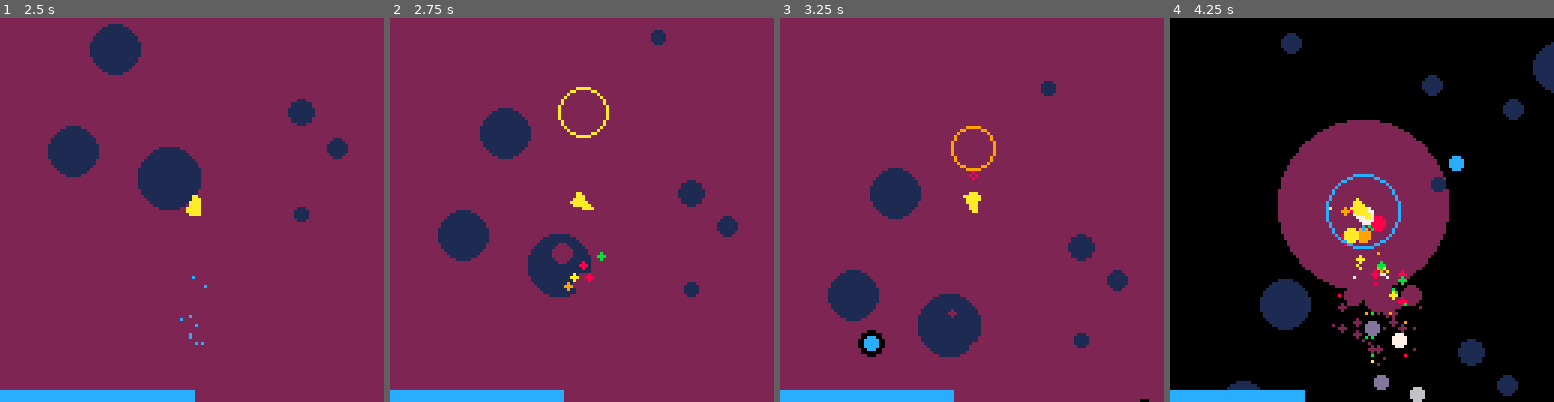
Above: before the commit, frames 1-4 (left to right).
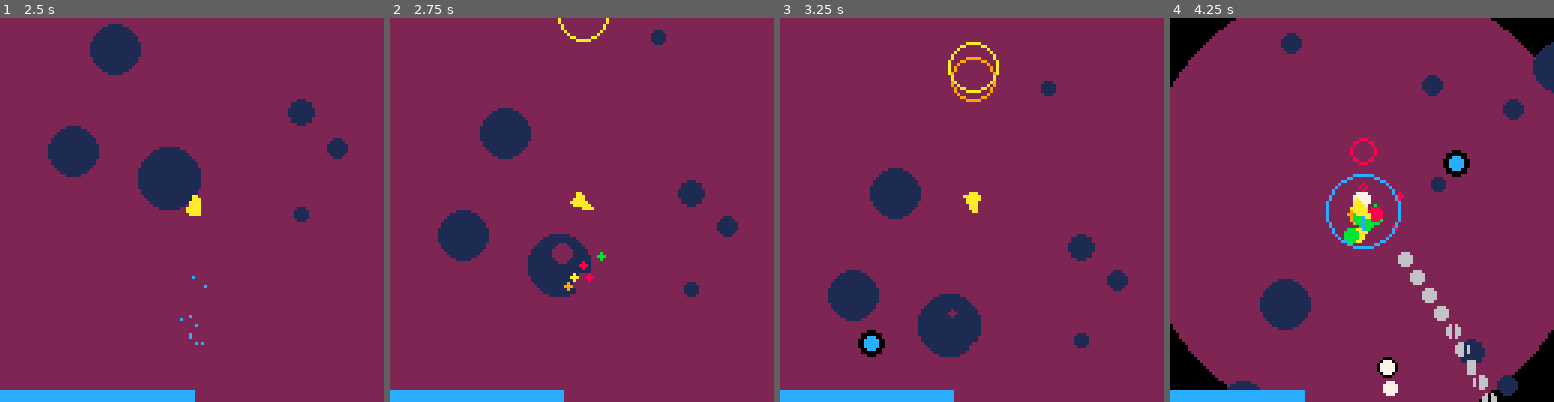
Above: after the commit, the same moments.

Repository: nerisuyu/cosmophidian
Game: PICO-8 cartridge cosmophidian.p8
Same seed, same stepped clock (60 frames per second), same inputs: the game is played once before the commit and once after it.
Inputs:
- Up to frame 1 (2.5 s): tap X (X key) at 0.33, 1.07, 1.85 s; tap O (Z key) at 0.7, 1.7, 2.1 s; hold Right 1.6-2.1 s; hold Up 2.15-2.42 s; hold Right from 2.47 s (still down)
- Up to frame 2 (2.75 s): keep holding Right; tap O (Z key) at 2.5 s
- Up to frame 3 (3.25 s): tap O (Z key) at 2.9 s; tap X (X key) at 2.97 s; release Right at 3.03 s; hold Left from 3.08 s (still down)
- Up to frame 4 (4.25 s): tap O (Z key) at 3.3, 3.7, 4.1 s; release Left at 3.58 s; hold Down 3.63-3.97 s; hold Right from 4.02 s (still down); tap X (X key) at 4.08 s

Frame 1 is identical in both runs. In frame 2, 0.4% of the frame differs, in the area x 43-58%, y 0-32%; in frame 3, 0.8%; in frame 4, 75%, in the area x 0-100%, y 0-100%.

Commit message:
added fillp cycle

Diff:
--- a/cosmophidian.p8
+++ b/cosmophidian.p8
@@ -1441,6 +1441,7 @@
 
 function bh_cycle_pallete_and_size(self)
 	local t=1-self.hp/self.maxhp
+	self.fillp=self.fillp_cycle[ceil(t*#self.fillp_cycle)]
 	self.collider_r=self.collider_r_cycle[ceil(t*#self.collider_r_cycle)]
 	self.c1=self.pallete_cycle[ceil(t*#self.pallete_cycle)]
 end
@@ -1747,6 +1748,8 @@
 template_empty={
 	pallete_cycle={0},
 	collider_r_cycle={10},
+	fillp_cycle={0x0000},
+	fillp=0x0000,
 	x=0,
 	y=0,
 	dx=0,
@@ -1823,7 +1826,9 @@
 		spr=14,
 		update={bh_tick_hp,bh_cycle_pallete_and_size},
 		draw=function(self)
+			fillp(self.fillp)
 			circ(self.x,self.y,self.collider_r,self.c1)
+			fillp()
 		end,
 	},template_basic_particle)
 
@@ -1831,7 +1836,7 @@
 
 	add_animation(function ()
 		for i=1,lifespan+1 do
-		local t=(i/lifespan)^1.5
+		local t=(i/lifespan)^1.2
 
 		new_missile.x= ((1-t)^3)*p0.x+3*((1-t)^2)*t*p1.x+3*(1-t)*(t^2)*p2.x+(t^3)*p3.x
 		new_missile.y= ((1-t)^3)*p0.y+3*((1-t)^2)*t*p1.y+3*(1-t)*(t^2)*p2.y+(t^3)*p3.y
@@ -1860,7 +1865,7 @@
 
 template_missile={
 	parent=template_basic_particle,
-	hp=40,
+	hp=80,
 	collider_r=2,
 	update={bh_tick_hp,bh_leave_trail},
 	on_death={remove_object,fx_explode,fx_explode,fx_explode},
@@ -1952,10 +1957,13 @@
 		parent=template_basic_particle,
 		pallete_cycle={7,6,13},
 		collider_r_cycle={2,2},
-		maxhp=50,
+		fillp_cycle={0x0000,0x0000,0x0000,0b0010001000100010.1,0b0011001100110011.1,0b1011101110111011.1},
+		maxhp=60,
 		hp=50,
 		draw=function(self)
+			fillp(self.fillp)
 			circfill(self.x,self.y,self.collider_r,self.c1)
+			fillp()
 		end,
 		update={bh_tick_hp,bh_cycle_pallete_and_size},
 		on_death={remove_object,remove_if_far}
